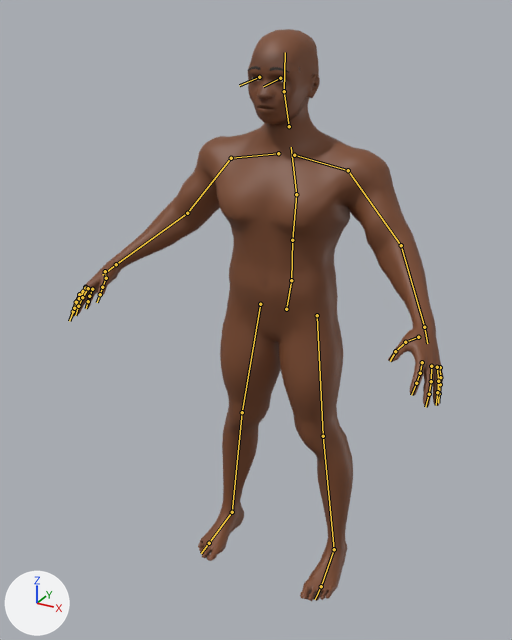
What one commit did to the glTF model client/public/assets/characters/prototype/awd_male_base_lod1.glb.
Rendered twice from a camera (50 mm lens) standing at (0.912, -1.868, 1.811) and looking at (0.009, -0.225, 0.989). Lighting does not change. The marker at lower left points along +X, +Y and +Z. The first picture is the older version. The bones that change, and the others that lie on the model, are drawn over the model as lines.

In view in the first picture: 'AWD_Body_male_b1', 'AWD_Brows_b1', 'AWD_Eye_L_b1', 'AWD_Eye_R_b1'.
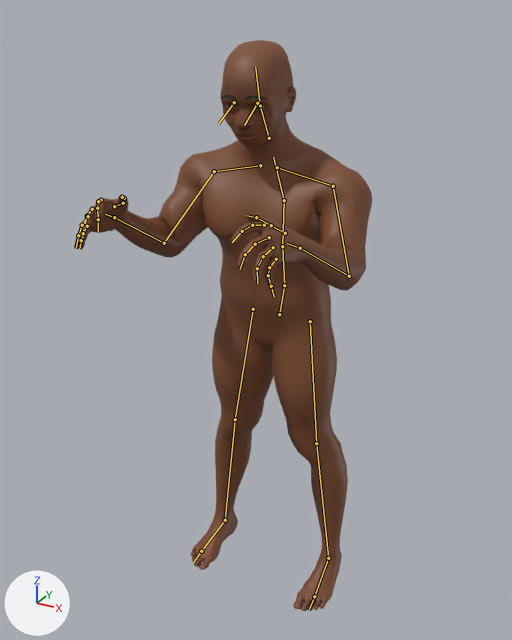
The newer file adds an action. The first version stands in its rest pose; the second is drawn at frame 25 of the action 'hug'.

What differs and where, as boxes (x1, y1, x2, y2) in the pictures (512 x 640 px):
'AWD_Body_male_b1', posed (20% narrower)
    before: (70, 29, 443, 601)
    after: (74, 40, 372, 611)
'AWD_Brows_b1', posed (12% wider, 25% shorter)
    before: (248, 66, 289, 73)
    after: (221, 95, 267, 100)
'AWD_Eye_L_b1', posed
    before: (276, 78, 286, 82)
    after: (253, 106, 264, 109)
'AWD_Eye_R_b1', posed
    before: (252, 77, 260, 81)
    after: (226, 105, 235, 108)
bone 'Hips', root to tip
    before: (286, 309) to (291, 280)
    after: (279, 314) to (284, 285)
bone 'Spine', root to tip
    before: (291, 280) to (292, 240)
    after: (284, 285) to (282, 246)
bone 'Spine2', root to tip
    before: (296, 194) to (291, 147)
    after: (284, 200) to (273, 157)
bone 'LeftShoulder', root to tip
    before: (294, 155) to (348, 170)
    after: (277, 167) to (333, 186)
bone 'LeftArm', root to tip
    before: (348, 170) to (401, 245)
    after: (333, 186) to (349, 276)
bone 'LeftForeArm', root to tip
    before: (401, 245) to (424, 327)
    after: (349, 276) to (300, 248)
bone 'LeftHand', root to tip
    before: (424, 327) to (427, 343)
    after: (300, 248) to (287, 243)
bone 'LeftHandIndex1', root to tip
    before: (422, 362) to (420, 373)
    after: (264, 225) to (252, 225)
bone 'LeftHandIndex2', root to tip
    before: (420, 373) to (416, 383)
    after: (252, 225) to (242, 231)
bone 'LeftHandIndex3', root to tip
    before: (416, 383) to (411, 395)
    after: (242, 231) to (232, 242)
bone 'LeftHandMiddle1', root to tip
    before: (431, 366) to (431, 381)
    after: (269, 237) to (255, 244)
bone 'LeftHandMiddle2', root to tip
    before: (431, 381) to (429, 394)
    after: (255, 244) to (245, 254)
bone 'LeftHandMiddle3', root to tip
    before: (429, 394) to (425, 407)
    after: (245, 254) to (240, 269)
bone 'LeftHandPinky1', root to tip
    before: (440, 367) to (440, 377)
    after: (276, 259) to (269, 267)
bone 'LeftHandPinky2', root to tip
    before: (440, 377) to (440, 384)
    after: (269, 267) to (268, 275)
bone 'LeftHandPinky3', root to tip
    before: (440, 384) to (439, 393)
    after: (268, 275) to (271, 286)
bone 'LeftHandRing1', root to tip
    before: (437, 367) to (438, 381)
    after: (273, 247) to (263, 256)
bone 'LeftHandRing2', root to tip
    before: (438, 381) to (437, 392)
    after: (263, 256) to (257, 268)
bone 'LeftHandRing3', root to tip
    before: (437, 392) to (436, 405)
    after: (257, 268) to (257, 283)
bone 'LeftHandThumb2', root to tip
    before: (405, 342) to (395, 351)
    after: (271, 225) to (256, 217)
bone 'LeftHandThumb3', root to tip
    before: (395, 351) to (390, 361)
    after: (256, 217) to (246, 215)
bone 'Head', root to tip
    before: (284, 91) to (285, 52)
    after: (260, 105) to (255, 67)
bone 'RightShoulder', root to tip
    before: (278, 153) to (231, 158)
    after: (260, 165) to (214, 171)
bone 'RightArm', root to tip
    before: (231, 158) to (187, 213)
    after: (214, 171) to (164, 243)
bone 'RightForeArm', root to tip
    before: (187, 213) to (116, 264)
    after: (164, 243) to (114, 217)
bone 'RightHand', root to tip
    before: (116, 264) to (102, 275)
    after: (114, 217) to (105, 214)
bone 'RightHandIndex1', root to tip
    before: (85, 287) to (79, 294)
    after: (101, 200) to (98, 201)
bone 'RightHandIndex2', root to tip
    before: (79, 294) to (76, 302)
    after: (98, 201) to (97, 208)
bone 'RightHandIndex3', root to tip
    before: (76, 302) to (73, 311)
    after: (97, 208) to (98, 219)
bone 'RightHandMiddle1', root to tip
    before: (85, 288) to (79, 298)
    after: (92, 209) to (87, 216)
bone 'RightHandMiddle2', root to tip
    before: (79, 298) to (74, 308)
    after: (87, 216) to (84, 226)
bone 'RightHandMiddle3', root to tip
    before: (74, 308) to (71, 317)
    after: (84, 226) to (82, 239)
bone 'RightHandPinky1', root to tip
    before: (92, 289) to (89, 296)
    after: (87, 226) to (83, 233)
bone 'RightHandPinky2', root to tip
    before: (89, 296) to (88, 301)
    after: (83, 233) to (81, 240)
bone 'RightHandPinky3', root to tip
    before: (88, 301) to (86, 308)
    after: (81, 240) to (79, 249)
bone 'RightHandRing1', root to tip
    before: (88, 288) to (82, 297)
    after: (88, 216) to (82, 225)
bone 'RightHandRing2', root to tip
    before: (82, 297) to (78, 306)
    after: (82, 225) to (78, 235)
bone 'RightHandRing3', root to tip
    before: (78, 306) to (75, 315)
    after: (78, 235) to (76, 248)
bone 'RightHandThumb2', root to tip
    before: (106, 278) to (102, 287)
    after: (123, 203) to (124, 198)
bone 'RightHandThumb3', root to tip
    before: (102, 287) to (100, 294)
    after: (124, 198) to (122, 197)

The change in detail:
Bone 'Hips' (bone_hips) moves from (0.0, 0.0, 0.0) to (0.0, -0.017, 0.047).
Bone 'Spine' (bone_spine) turns from (0, 0, 0) to (-7, 0, 0) degrees about its own x, y and z.
Bone 'Spine2' (bone_spine2) turns from (0, 0, 0) to (-4, 0, 0) degrees about its own x, y and z.
Bone 'LeftShoulder' (bone_leftshoulder) turns from (0, 0, 0) to (0, 0, 3) degrees about its own x, y and z.
Bone 'LeftArm' (bone_leftarm) turns from (0, 0, 0) to (-5, -14, -37) degrees about its own x, y and z.
Bone 'LeftForeArm' (bone_leftforearm) turns from (0, 0, 0) to (28, 4, -34) degrees about its own x, y and z.
Bone 'LeftHand' (bone_lefthand) turns from (0, 0, 0) to (-7, 4, 3) degrees about its own x, y and z.
Bone 'LeftHandIndex1' (bone_lefthandindex1) turns from (0, 0, 0) to (-14, 2, 1) degrees about its own x, y and z.
Bone 'LeftHandIndex2' (bone_lefthandindex2) turns from (0, 0, 0) to (-20, 0, 0) degrees about its own x, y and z.
Bone 'LeftHandIndex3' (bone_lefthandindex3) turns from (0, 0, 0) to (-18, -3, -2) degrees about its own x, y and z.
Bone 'LeftHandMiddle1' (bone_lefthandmiddle1) turns from (0, 0, 0) to (-17, 5, 5) degrees about its own x, y and z.
Bone 'LeftHandMiddle2' (bone_lefthandmiddle2) turns from (0, 0, 0) to (-24, 3, 2) degrees about its own x, y and z.
Bone 'LeftHandMiddle3' (bone_lefthandmiddle3) turns from (0, 0, 0) to (-22, 0, 0) degrees about its own x, y and z.
Bone 'LeftHandPinky1' (bone_lefthandpinky1) turns from (0, 0, 0) to (-18, 10, 14) degrees about its own x, y and z.
Bone 'LeftHandPinky2' (bone_lefthandpinky2) turns from (0, 0, 0) to (-31, 5, 6) degrees about its own x, y and z.
Bone 'LeftHandPinky3' (bone_lefthandpinky3) turns from (0, 0, 0) to (-28, 6, 8) degrees about its own x, y and z.
Bone 'LeftHandRing1' (bone_lefthandring1) turns from (0, 0, 0) to (-14, 9, 14) degrees about its own x, y and z.
Bone 'LeftHandRing2' (bone_lefthandring2) turns from (0, 0, 0) to (-27, 6, 4) degrees about its own x, y and z.
Bone 'LeftHandRing3' (bone_lefthandring3) turns from (0, 0, 0) to (-25, 4, 5) degrees about its own x, y and z.
Bone 'LeftHandThumb2' (bone_lefthandthumb2) turns from (0, 0, 0) to (-2, -4, 11) degrees about its own x, y and z.
Bone 'LeftHandThumb3' (bone_lefthandthumb3) turns from (0, 0, 0) to (-1, -6, 8) degrees about its own x, y and z.
Bone 'Head' (bone_head) turns from (0, 0, 0) to (5, 7, 0) degrees about its own x, y and z.
Bone 'RightShoulder' (bone_rightshoulder) turns from (0, 0, 0) to (0, 0, 3) degrees about its own x, y and z.
Bone 'RightArm' (bone_rightarm) turns from (0, 0, 0) to (-6, 15, 36) degrees about its own x, y and z.
Bone 'RightForeArm' (bone_rightforearm) turns from (0, 0, 0) to (28, -4, 34) degrees about its own x, y and z.
Bone 'RightHand' (bone_righthand) turns from (0, 0, 0) to (-7, -3, -2) degrees about its own x, y and z.
Bone 'RightHandIndex1' (bone_righthandindex1) turns from (0, 0, 0) to (-14, -2, -1) degrees about its own x, y and z.
Bone 'RightHandIndex2' (bone_righthandindex2) turns from (0, 0, 0) to (-20, 0, 0) degrees about its own x, y and z.
Bone 'RightHandIndex3' (bone_righthandindex3) turns from (0, 0, 0) to (-18, 3, 2) degrees about its own x, y and z.
Bone 'RightHandMiddle1' (bone_righthandmiddle1) turns from (0, 0, 0) to (-17, -4, -4) degrees about its own x, y and z.
Bone 'RightHandMiddle2' (bone_righthandmiddle2) turns from (0, 0, 0) to (-24, -3, -3) degrees about its own x, y and z.
Bone 'RightHandMiddle3' (bone_righthandmiddle3) turns from (0, 0, 0) to (-22, 0, 0) degrees about its own x, y and z.
Bone 'RightHandPinky1' (bone_righthandpinky1) turns from (0, 0, 0) to (-21, -9, -10) degrees about its own x, y and z.
Bone 'RightHandPinky2' (bone_righthandpinky2) turns from (0, 0, 0) to (-30, -6, -8) degrees about its own x, y and z.
Bone 'RightHandPinky3' (bone_righthandpinky3) turns from (0, 0, 0) to (-28, -6, -7) degrees about its own x, y and z.
Bone 'RightHandRing1' (bone_righthandring1) turns from (0, 0, 0) to (-19, -8, -5) degrees about its own x, y and z.
Bone 'RightHandRing2' (bone_righthandring2) turns from (0, 0, 0) to (-26, -6, -7) degrees about its own x, y and z.
Bone 'RightHandRing3' (bone_righthandring3) turns from (0, 0, 0) to (-25, -3, -4) degrees about its own x, y and z.
Bone 'RightHandThumb2' (bone_righthandthumb2) turns from (0, 0, 0) to (1, 5, -11) degrees about its own x, y and z.
Bone 'RightHandThumb3' (bone_righthandthumb3) turns from (0, 0, 0) to (0, 6, -8) degrees about its own x, y and z.
